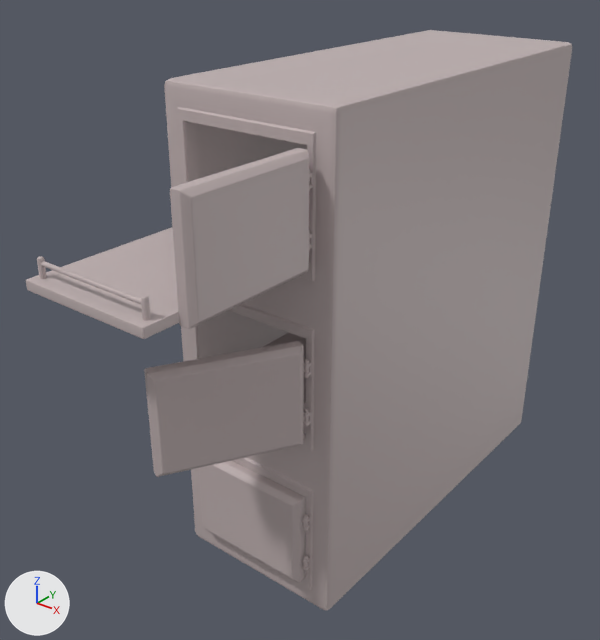
What one commit did to the FBX model RAW/AssetsRosa/SM_CorpseLockerOpen1_01.fbx.
Before and after are seen from a 50 mm lens placed at (2.13, -3.31, 2.9), pointed at (-0.13, -0.49, 1.15). Lighting does not change. The marker at lower left points along +X, +Y and +Z. The first picture is the older version. Where no turn or scale is listed for an object, it has been applied to the vertices.

Script lines for the objects in view, before the commit:
```python
me_mesh = bpy.data.meshes.new('Mesh')
me_mesh.from_pydata(...)  # 268 vertices, 252 faces; spans x -0.31..0.31, y -0.81..0.81, z -0.06..0.06
me_mesh.materials.append(mat_standardsurface1)  # light grey #c0b2b2
me_mesh_003 = bpy.data.meshes.new('Mesh.003')
me_mesh_003.from_pydata(...)  # 268 vertices, 252 faces; spans x -0.31..0.31, y -0.81..0.81, z -0.06..0.06
me_mesh_003.materials.append(mat_standardsurface1)  # light grey #c0b2b2
me_mesh_004 = bpy.data.meshes.new('Mesh.004')
me_mesh_004.from_pydata(...)  # 728 vertices, 734 faces; spans x -0.64..0.009, y -0.042..0.028, z -0.233..0.233
me_mesh_004.materials.append(mat_standardsurface1)  # light grey #c0b2b2
ob_litcasiercadavre_01 = bpy.data.objects.new('LitCasierCadavre_01', me_mesh_003)
ob_litcasiercadavre_01.location = (0.0, -1.005, 1.772)
ob_litcasiercadavre_02 = bpy.data.objects.new('LitCasierCadavre_02', me_mesh)
ob_litcasiercadavre_02.location = (0.0, -0.186, 0.996)
ob_portecasiercadavre_03 = bpy.data.objects.new('PorteCasierCadavre_03', me_mesh_004)
ob_portecasiercadavre_03.location = (0.328, -1.021, 0.383)
# also in view: 'PorteCasierCadavre_01' at (0.34, -1.34, 1.93); 'CasierCadavre_01' at (0.0, 0.02, 1.16); 'PorteCasierCadavre_02' at (0.16, -1.3, 1.16)
```
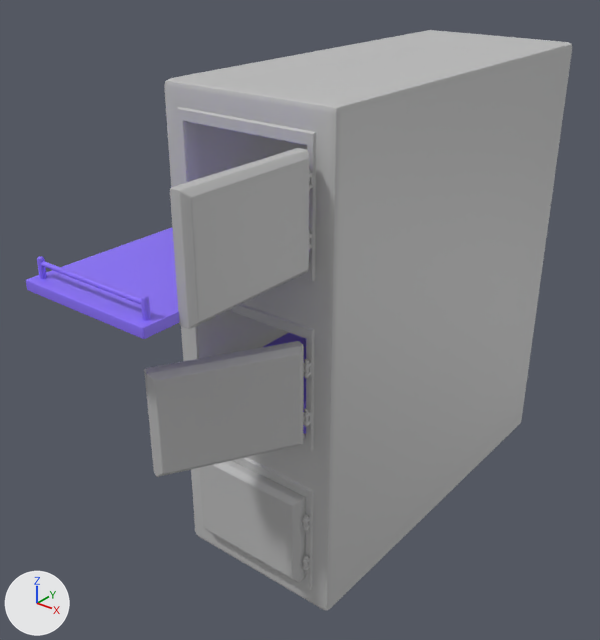
Boxes [x1, y1, x2, y2] around the edits, measured in the pictures (600 x 640 px):
'LitCasierCadavre_01', recoloured (light grey to blue): [26, 228, 180, 339] in both
'LitCasierCadavre_02', recoloured: [264, 333, 306, 434] in both

What changed in the scene script:
```text
Add mat_lambert2:
    mat_lambert2 = principled_material('lambert2')
    mat_lambert2.base_color = (0.263, 0.167, 1.0)  # blue #8c72ff
Change me_mesh:
    where me_mesh.from_pydata(...)  # 268 vertices, 252 faces; spans x -0.31..0.31, y -0.81..0.81, z -0.06..0.06
    remove me_mesh.materials.append(mat_standardsurface1)  # light grey #c0b2b2
    add me_mesh.materials.append(mat_lambert2)  # blue #8c72ff
Change me_mesh_003:
    where me_mesh_003.from_pydata(...)  # 268 vertices, 252 faces; spans x -0.31..0.31, y -0.81..0.81, z -0.06..0.06
    remove me_mesh_003.materials.append(mat_standardsurface1)  # light grey #c0b2b2
    add me_mesh_003.materials.append(mat_lambert2)  # blue #8c72ff
```
